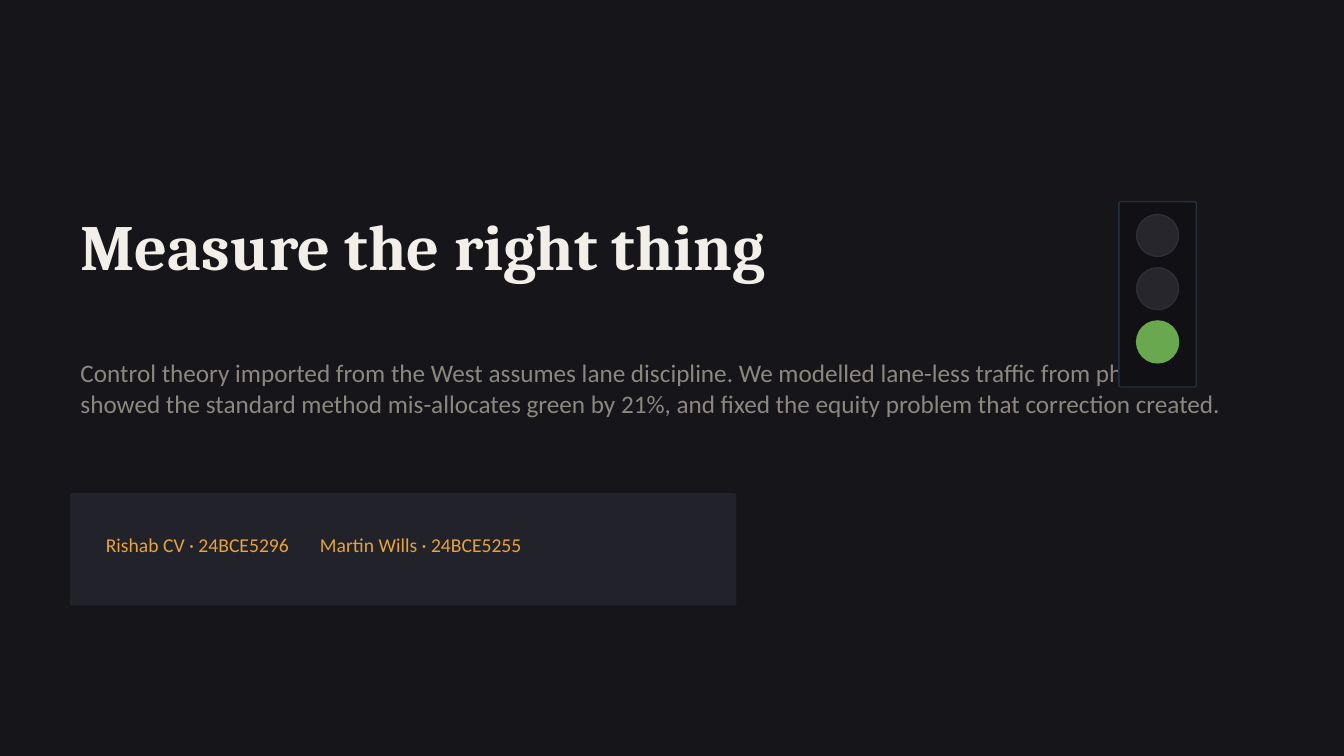
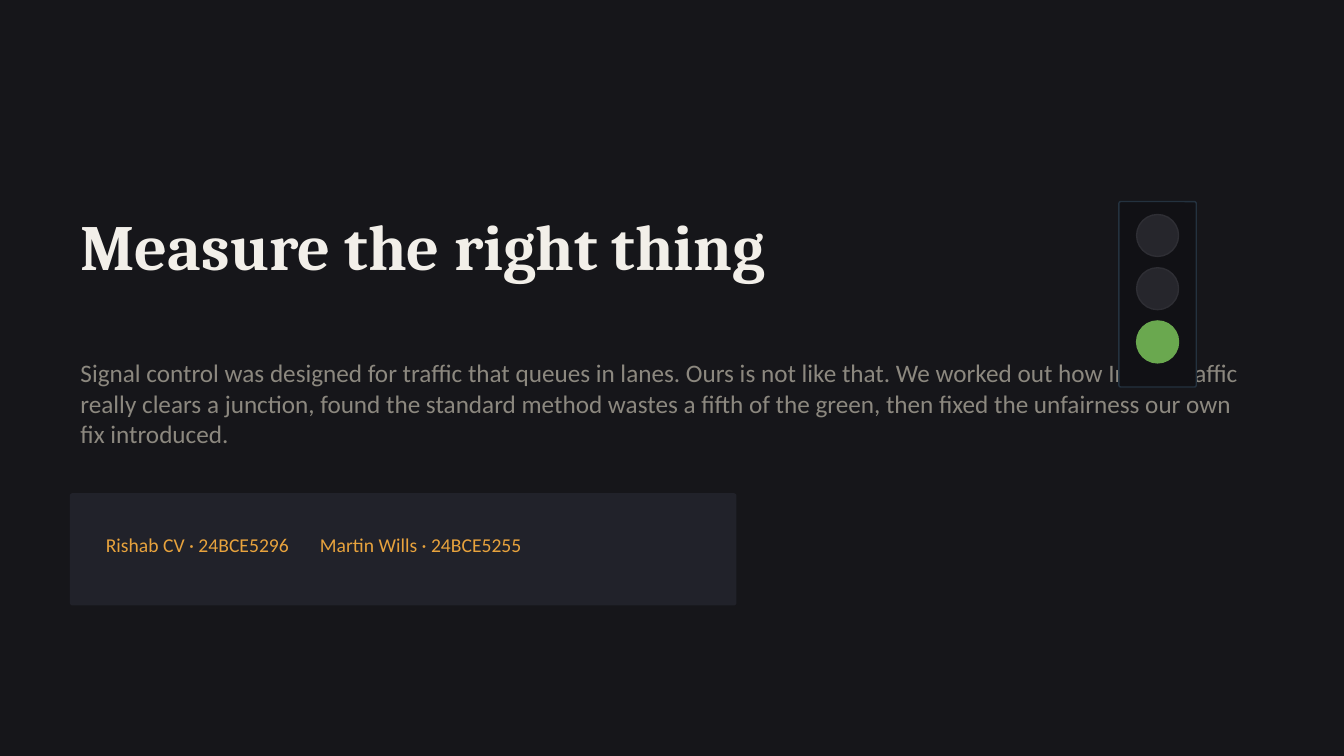
Before and after one commit to rishabcv-eng/SmartTraffic, a slide deck: slide 7 of docs/deck/SmartTraffic-5min.pptx. Drawn at 1344x756 pixels with LibreOffice and Linux fonts; fonts in the diff are those of the drawing. Boxes give left, top, right and bottom in pixels: in the first picture for what was removed or moved away, otherwise in the second. Text is boxed around its words. In the diff, an @@ line names an element or a change of style, - is before the commit and + after.

Commit message:
Rewrite the slide copy in a human voice, and fix two stale counts
The prose read like it was generated: no contractions anywhere, every sentence
balanced against its neighbour, em-dashes throughout, and abstract subjects
doing the work -- 'what limits the stop line is lateral space' rather than
saying a scooter takes up less road than a car. Rewritten in plainer, shorter
sentences with concrete subjects. Every em-dash is gone.

Two numbers on the verification slide had gone stale as the project grew: it
still claimed 122 tests and 15 controllers against the current 130 and 16. A
reviewer who ran the suite would have found the deck under-selling itself,
which is a small thing that costs trust out of proportion to its size.

Shortened the slide-two title after the rewrite pushed it onto a second line
and out of its box.

```diff
--- a/docs/deck/SmartTraffic-5min.pptx
+++ b/docs/deck/SmartTraffic-5min.pptx
@@ text at (80, 362, 1238, 443): text changed @@
-Control theory imported from the West assumes lane discipline. We modelled lane-less traffic from physics, showed the standard method mis-allocates green by 21%, and fixed the equity problem that correction created.
+Signal control was designed for traffic that queues in lanes. Ours is not like that. We worked out how Indian traffic really clears a junction, found the standard method wastes a fifth of the green, then fixed the unfairness our own fix introduced.
```
Also in this commit, not shown: 5 other slides changed, 2 other files.
